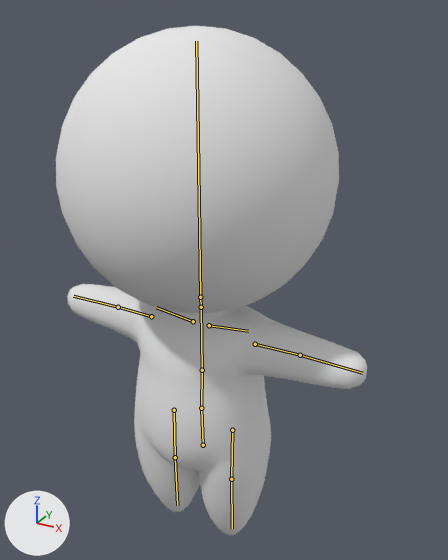
Two versions of the Blender file Office Space/Assets/Blender/player-objects.blend, one commit apart.
Before and after are seen from a camera (50 mm lens) standing at (2.22, -3.67, 4.23) and looking at (0.11, 0.17, 2.31). The axes (+X, +Y, +Z) are drawn at lower left. The lights are the same throughout. The bones that bend it are drawn over the model as lines.

The first picture shows 'BODY_FULL'.
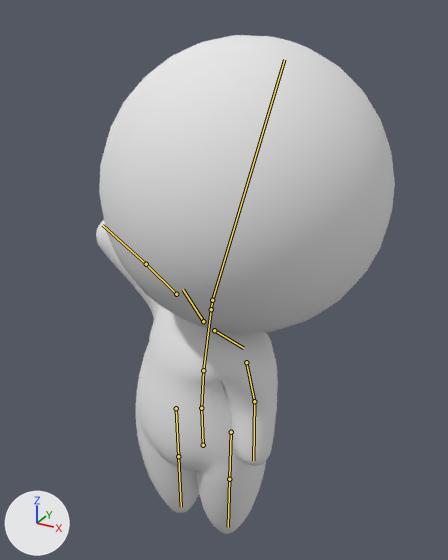
The newer file adds an action. The first version stands in its rest pose; the second is drawn at frame 30 of the action 'PointSideUp'.

Patch to the scene script:
```diff
--- a/Office Space/Assets/Blender/player-objects.blend.py
+++ b/Office Space/Assets/Blender/player-objects.blend.py
@@ bone_leg_cont_l @@
 bone_leg_cont_l = bpy.data.objects['Player'].pose.bones['Leg.CONT.L']  # child of 'ROOT'
-bone_leg_cont_l.location = (0.0, 0.0, 0.0)
+bone_leg_cont_l.location = (-0.04, 0.0, 0.0)
@@ bone_leg_cont_r @@
 bone_leg_cont_r = bpy.data.objects['Player'].pose.bones['Leg.CONT.R']  # child of 'ROOT'
-bone_leg_cont_r.location = (0.0, 0.0, 0.0)
+bone_leg_cont_r.location = (0.04, 0.0, 0.0)
@@ bone_hip_cont @@
 bone_hip_cont = bpy.data.objects['Player'].pose.bones['Hip.CONT']  # child of 'ROOT'
-bone_hip_cont.rotation_quaternion = (1.0, 0.0, 0.0, 0.0)  # degrees (0, 0, 0)
+bone_hip_cont.rotation_quaternion = (0.999, 0.0, -0.051, 0.002)  # degrees (0, -6, 0)
@@ bone_arm_cont_l @@
 bone_arm_cont_l = bpy.data.objects['Player'].pose.bones['Arm.CONT.L']  # child of 'Hip.CONT'
-bone_arm_cont_l.location = (0.0, 0.0, 0.0)
-bone_arm_cont_l.rotation_quaternion = (1.0, 0.0, 0.0, 0.0)  # degrees (0, 0, 0)
+bone_arm_cont_l.location = (-0.676, -0.179, -0.858)
+bone_arm_cont_l.rotation_quaternion = (0.987, -0.021, 0.057, -0.147)  # degrees (-3, 6, -17)
@@ bone_arm_cont_r @@
 bone_arm_cont_r = bpy.data.objects['Player'].pose.bones['Arm.CONT.R']  # child of 'Hip.CONT'
-bone_arm_cont_r.location = (0.0, 0.0, 0.0)
-bone_arm_cont_r.rotation_quaternion = (1.0, 0.0, 0.0, 0.0)  # degrees (0, 0, 0)
+bone_arm_cont_r.location = (0.317, -0.017, 0.678)
+bone_arm_cont_r.rotation_quaternion = (0.989, -0.021, 0.057, -0.136)  # degrees (-3, 6, -16)
@@ bone_arm_pole_l @@
 bone_arm_pole_l = bpy.data.objects['Player'].pose.bones['Arm.POLE.L']  # child of 'Hip.CONT'
-bone_arm_pole_l.location = (0.0, 0.0, 0.0)
-bone_arm_pole_l.rotation_quaternion = (1.0, 0.0, 0.0, 0.0)  # degrees (0, 0, 0)
+bone_arm_pole_l.location = (-0.268, 0.003, -0.037)
+bone_arm_pole_l.rotation_quaternion = (0.999, -0.003, 0.031, 0.0)  # degrees (0, 4, 0)
@@ bone_arm_pole_r @@
 bone_arm_pole_r = bpy.data.objects['Player'].pose.bones['Arm.POLE.R']  # child of 'Hip.CONT'
-bone_arm_pole_r.location = (0.0, 0.0, 0.0)
-bone_arm_pole_r.rotation_quaternion = (1.0, 0.0, 0.0, 0.0)  # degrees (0, 0, 0)
+bone_arm_pole_r.location = (0.535, 0.129, 0.019)
+bone_arm_pole_r.rotation_quaternion = (0.989, -0.021, 0.057, -0.136)  # degrees (-3, 6, -16)
@@ bone_spine @@
 bone_spine = bpy.data.objects['Player'].pose.bones['Spine']  # child of 'Hip'
-bone_spine.rotation_quaternion = (1.0, 0.0, 0.0, 0.0)  # degrees (0, 0, 0)
+bone_spine.rotation_quaternion = (1.0, -0.002, -0.024, -0.02)  # degrees (0, -3, -2)
@@ bone_chest @@
 bone_chest = bpy.data.objects['Player'].pose.bones['Chest']  # child of 'Spine'
-bone_chest.rotation_quaternion = (1.0, 0.0, 0.0, 0.0)  # degrees (0, 0, 0)
+bone_chest.rotation_quaternion = (0.99, 0.018, -0.136, 0.043)  # degrees (1, -16, 5)
@@ bone_head @@
 bone_head = bpy.data.objects['Player'].pose.bones['Head']  # child of 'Neck'
-bone_head.rotation_quaternion = (1.0, 0.0, 0.0, 0.0)  # degrees (0, 0, 0)
+bone_head.rotation_quaternion = (0.86, -0.059, -0.503, -0.062)  # degrees (-5, -61, -5)
@@ bone_collar_r @@
 bone_collar_r = bpy.data.objects['Player'].pose.bones['Collar.R']  # child of 'Chest'
-bone_collar_r.rotation_quaternion = (1.0, 0.0, 0.0, 0.0)  # degrees (0, 0, 0)
+bone_collar_r.rotation_quaternion = (0.992, 0.124, 0.013, -0.002)  # degrees (14, 1, 0)
```

Boxes [x1, y1, x2, y2] around the edits, measured in the pictures (448 x 560 px):
'BODY_FULL', posed
    before: [56, 26, 367, 536]
    after: [96, 35, 395, 534]
bone 'Spine', root to tip
    before: (201, 408) to (202, 370)
    after: (201, 408) to (203, 370)
bone 'Chest', root to tip
    before: (202, 370) to (201, 307)
    after: (203, 370) to (211, 309)
bone 'Head', root to tip
    before: (200, 297) to (196, 41)
    after: (212, 300) to (284, 59)
bone 'Collar.R', root to tip
    before: (193, 321) to (156, 307)
    after: (203, 321) to (183, 289)
